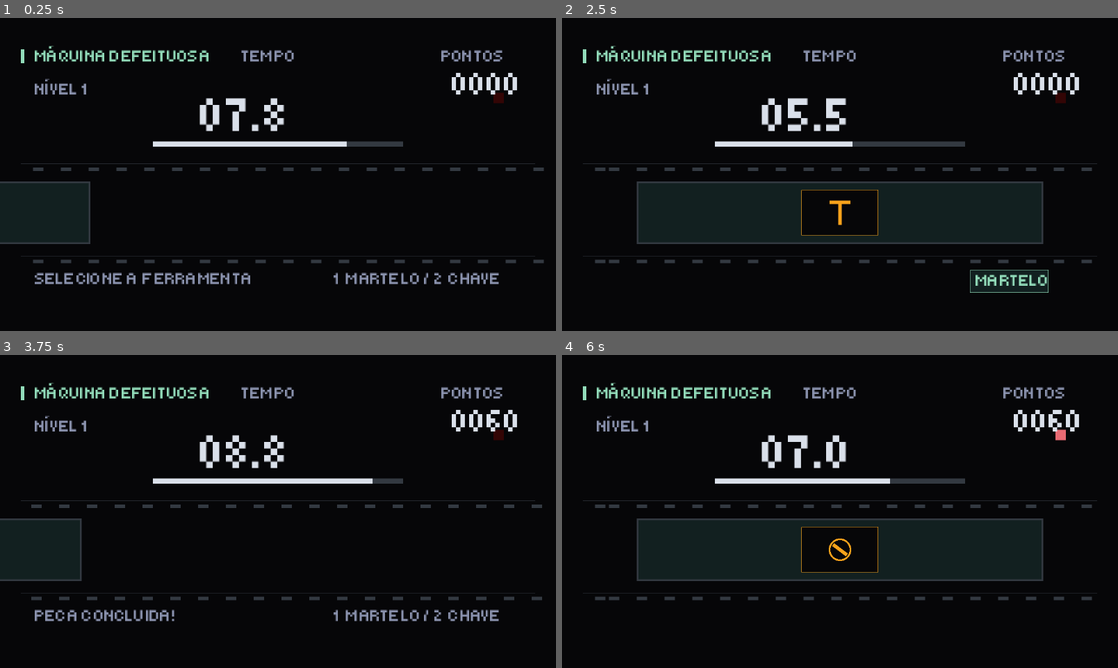
Above: before the commit, frames 1-4 (two rows, left to right).
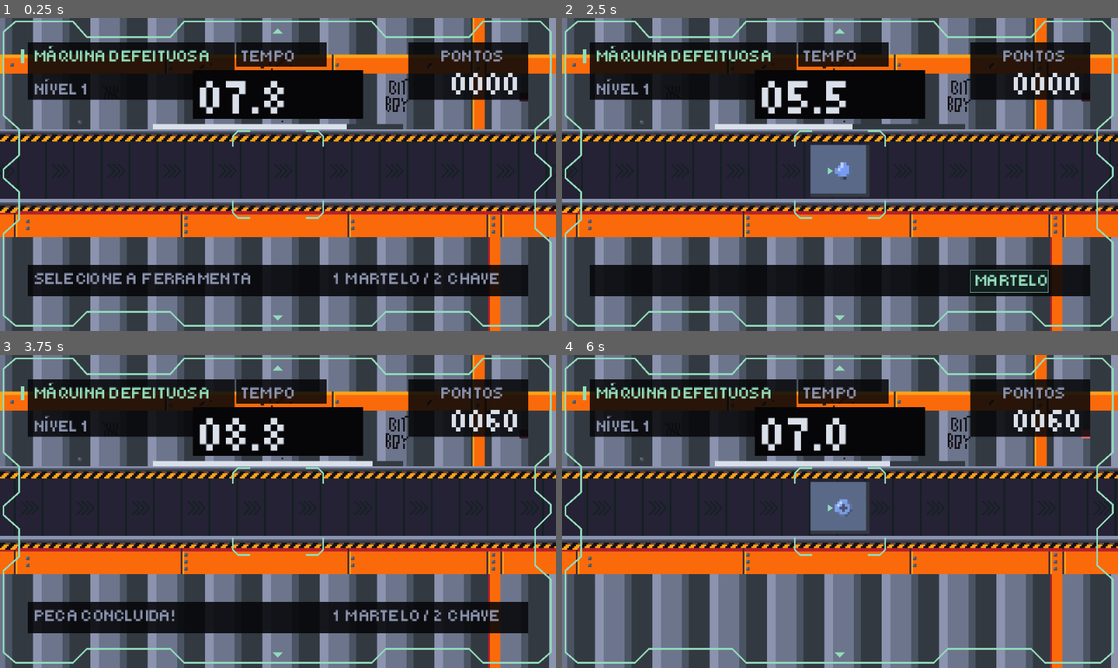
Above: after the commit, the same moments.

Repository: mariana-bravo/unidade404-classic
Game: Godot game, scene res://scenes/game.tscn
The game is run twice, just before and just after one commit, with the same random seed, the same clock (stepped at 60 frames per second) and the same inputs. This scene is started directly instead of the project's main scene. Sound files missing from this copy of the repository are replaced by a short silence.
Inputs (mouse positions are in pixels of both pictures, inside the frame that each line leads up to):
- Up to frame 1 (0.25 s): no input
- Up to frame 2 (2.5 s): move the mouse to (962, 158) at 0.52 s; click (962, 158) at 0.67 s; move the mouse to (728, 190) at 1.27 s; click (728, 190) at 1.42 s; move the mouse to (895, 105) at 2.02 s; click (895, 105) at 2.17 s
- Up to frame 3 (3.75 s): move the mouse to (250, 574) at 2.77 s; click (250, 574) at 2.92 s; move the mouse to (444, 558) at 3.52 s; click (444, 558) at 3.67 s
- Up to frame 4 (6 s): move the mouse to (673, 464) at 4.27 s; click (673, 464) at 4.42 s; move the mouse to (867, 511) at 5.02 s; click (867, 511) at 5.17 s; move the mouse to (756, 433) at 5.77 s; click (756, 433) at 5.92 s

The runs differ from the first frame. In frame 1, 76% of the frame differs, in the area x 0-100%, y 0-100%; in frame 2, 73%; in frame 3, 76%; in frame 4, 82%.

Commit message:
usando os sprites no jogo

Diff:
--- /dev/null
+++ b/art/Parts/404_bent_nail_sprite.tres
@@ -0,0 +1,6 @@
+[gd_resource type="AtlasTexture" load_steps=2 format=3]
+[ext_resource type="Texture2D" path="res://art/Parts/404_bent_nail.png" id="1"]
+[resource]
+atlas = ExtResource("1")
+region = Rect2(398, 404, 416, 496)
+filter_clip = true
--- /dev/null
+++ b/art/Parts/404_nail_sprite.tres
@@ -0,0 +1,8 @@
+[gd_resource type="AtlasTexture" load_steps=2 format=3]
+
+[ext_resource type="Texture2D" path="res://art/Parts/404_nail.png" id="1"]
+
+[resource]
+atlas = ExtResource("1")
+region = Rect2(502, 544, 250, 252)
+filter_clip = true
--- /dev/null
+++ b/art/Parts/404_rusty_screw_sprite.tres
@@ -0,0 +1,8 @@
+[gd_resource type="AtlasTexture" load_steps=2 format=3]
+
+[ext_resource type="Texture2D" path="res://art/Parts/404_rusty_screw.png" id="1"]
+
+[resource]
+atlas = ExtResource("1")
+region = Rect2(235, 219, 784, 786)
+filter_clip = true
--- /dev/null
+++ b/art/Parts/404_screw_sprite.tres
@@ -0,0 +1,8 @@
+[gd_resource type="AtlasTexture" load_steps=2 format=3]
+
+[ext_resource type="Texture2D" path="res://art/Parts/404_screw.png" id="1"]
+
+[resource]
+atlas = ExtResource("1")
+region = Rect2(377, 417, 544, 545)
+filter_clip = true
--- a/scenes/conveyor.tscn
+++ b/scenes/conveyor.tscn
@@ -2,16 +2,25 @@
 
 [ext_resource type="Script" uid="uid://20bbdtceec85" path="res://scripts/conveyor.gd" id="1_kqxj7"]
 
+[ext_resource type="Texture2D" path="res://art/Conveyor Belt/404_structure.png" id="2_structure"]
+
 [node name="Conveyor" type="Node2D" unique_id=1639852914]
+texture_filter = 1
 script = ExtResource("1_kqxj7")
 
 [node name="Board" type="Node2D" parent="." unique_id=237511830]
 
 [node name="BoardVisual" type="Panel" parent="Board" unique_id=439903153]
-offset_left = -117.0
-offset_top = -18.0
-offset_right = 117.0
-offset_bottom = 18.0
+offset_left = -22.0
+offset_top = -14.0
+offset_right = 22.0
+offset_bottom = 14.0
 mouse_filter = 2
 
 [node name="Slots" type="Node2D" parent="Board" unique_id=707520013]
+
+[node name="Structure" type="Sprite2D" parent="."]
+z_index = 2
+texture_filter = 1
+texture = ExtResource("2_structure")
+centered = false
--- a/scenes/game.tscn
+++ b/scenes/game.tscn
@@ -13,29 +13,22 @@
 
 [ext_resource type="PackedScene" path="res://scenes/shutdown_fx.tscn" id="9_shutdown"]
 
+[ext_resource type="Texture2D" path="res://art/Background/404_background.png" id="10_background"]
+
 [node name="Game" type="Node2D" unique_id=32358537]
 script = ExtResource("1_lnu2h")
 
-[node name="Background" type="ColorRect" parent="." unique_id=1181724980]
-offset_right = 320.0
-offset_bottom = 180.0
-mouse_filter = 2
-color = Color(0.023529412, 0.023529412, 0.03137255, 1)
+[node name="Background" type="Sprite2D" parent="."]
+texture_filter = 1
+texture = ExtResource("10_background")
+centered = false
 
 [node name="WallLed" type="ColorRect" parent="."]
-offset_left = 284.0
+offset_left = 299.0
 offset_top = 43.0
-offset_right = 290.0
-offset_bottom = 49.0
+offset_right = 304.0
+offset_bottom = 48.0
 color = Color(0.23137255, 0.09019608, 0.14509804, 1)
-mouse_filter = 2
-
-[node name="WallLed" type="ColorRect" parent="."]
-offset_left = 284.0
-offset_top = 43.0
-offset_right = 290.0
-offset_bottom = 49.0
-color = Color(0.2, 0.02, 0.02, 1)
 mouse_filter = 2
 
 [node name="Conveyor" parent="." unique_id=1639852914 instance=ExtResource("2_lbhrr")]
@@ -58,6 +51,7 @@
 [node name="VisorHud" parent="." instance=ExtResource("7_hud")]
 
 [node name="InputFeedback" type="Control" parent="."]
+z_index = 3
 mouse_filter = 2
 script = ExtResource("8_feedback")
 
--- a/scripts/conveyor.gd
+++ b/scripts/conveyor.gd
@@ -2,18 +2,23 @@
 class_name Conveyor
 extends Node2D
 const U = preload("res://scripts/ui/industrial_ui.gd")
+const BELT_SOURCE = preload("res://art/Conveyor Belt/404_belt.png")
+const BELT_TILE_WIDTH := 32.0
+const BELT_Y := 71.0
+const BELT_HEIGHT := 33.0
 
 # Informa que um movimento terminou.
 signal movement_finished
 
 # Posições de entrada, montagem e saída.
-const ENTRY_POSITION := Vector2(-140, 112)
-const WORK_POSITION := Vector2(160, 112)
-const EXIT_POSITION := Vector2(460, 112)
+const ENTRY_POSITION := Vector2(-140, 88)
+const WORK_POSITION := Vector2(160, 88)
+const EXIT_POSITION := Vector2(460, 88)
 
-const SLOT_WIDTH := 44.0
-const SLOT_HEIGHT := 26.0
-const SLOT_GAP := 8.0
+const SLOT_WIDTH := 14.0
+const SLOT_HEIGHT := 12.0
+const SLOT_GAP := 2.0
+const BOARD_SIZE := Vector2(34, 30)
 
 # Duração de cada movimento, em segundos.
 @export var movement_duration: float = 1.0
@@ -26,14 +31,23 @@
 
 var slot_visuals: Array[AssemblySlotVisual] = []
 var _belt_offset: float = 0.0
+var _belt_tile: AtlasTexture
 
 var moving: bool = false
 var _movement_tween: Tween
 
 
 func _ready() -> void:
+	_belt_tile = AtlasTexture.new()
+	_belt_tile.atlas = BELT_SOURCE
+	_belt_tile.region = Rect2(0, BELT_Y, BELT_TILE_WIDTH, BELT_HEIGHT)
 	board.position = ENTRY_POSITION
-	$Board/BoardVisual.add_theme_stylebox_override("panel", U.panel_style())
+	var plate_style := StyleBoxFlat.new()
+	plate_style.bg_color = Color("5a6988")
+	plate_style.border_color = Color("333941")
+	plate_style.border_width_right = 2
+	plate_style.border_width_bottom = 2
+	$Board/BoardVisual.add_theme_stylebox_override("panel", plate_style)
 
 	if demo_mode:
 		await enter_board()
@@ -100,20 +114,21 @@
 
 	var quantity := slot_types.size()
 
-	# Calcula a largura total ocupada pelos indicadores.
-	var total_width := (
-		quantity * SLOT_WIDTH
-		+ (quantity - 1) * SLOT_GAP
-	)
-
-	# Centraliza o conjunto de indicadores na peça.
-	var start_x := -total_width / 2.0
+	# Placa compacta: até duas colunas e duas linhas, na ordem de leitura.
+	var visual: Panel = $Board/BoardVisual
+	visual.position = -BOARD_SIZE / 2.0
+	visual.size = BOARD_SIZE
+	var rows := 1 if quantity <= 2 else 2
+	var total_height := rows * SLOT_HEIGHT + (rows - 1) * SLOT_GAP
 
 	for i in range(quantity):
 		var slot := AssemblySlotVisual.new()
 		slot.name = "Slot" + str(i + 1)
 		slot.size = Vector2(SLOT_WIDTH, SLOT_HEIGHT)
-		slot.position = Vector2(start_x + i * (SLOT_WIDTH + SLOT_GAP), -SLOT_HEIGHT / 2.0)
+		var row := i / 2
+		var columns := mini(2, quantity - row * 2)
+		var row_width := columns * SLOT_WIDTH + (columns - 1) * SLOT_GAP
+		slot.position = Vector2(-row_width / 2.0 + (i % 2) * (SLOT_WIDTH + SLOT_GAP), -total_height / 2.0 + row * (SLOT_HEIGHT + SLOT_GAP))
 		slot.kind = slot_types[i]
 		slot.mouse_filter = Control.MOUSE_FILTER_IGNORE
 		slots_container.add_child(slot)
@@ -127,17 +142,21 @@
 	for i in range(slot_visuals.size()):
 		slot_visuals[i].set_state(i < completed_count, i == completed_count)
 
+func get_board_width() -> float:
+	return BOARD_SIZE.x
+
 func _process(delta: float) -> void:
 	if moving:
-		_belt_offset = fmod(_belt_offset + delta * 32, 16)
+		var speed := (WORK_POSITION.x - ENTRY_POSITION.x) / maxf(movement_duration, 0.001)
+		_belt_offset = fposmod(_belt_offset + delta * speed, BELT_TILE_WIDTH)
 		queue_redraw()
 
 func _draw() -> void:
-	for y in [84, 137]:
-		draw_line(Vector2(12, y), Vector2(308, y), U.LINE)
-		for i in range(19):
-			var x := 12 + posmod(i * 16 + int(_belt_offset), 296)
-			draw_rect(Rect2(x, y + 2, 6, 2), U.LINE)
+	if _belt_tile == null:
+		return
+	# Repete só os 32x33 px úteis do PNG, sem editar o arquivo original.
+	for i in range(-1, 11):
+		draw_texture(_belt_tile, Vector2(i * BELT_TILE_WIDTH + floorf(_belt_offset), BELT_Y))
 
 
 # Interrompe o movimento no game over e libera quem aguardava a animação.
@@ -155,3 +174,15 @@
 	slot.modulate = Color(1.3, 1.3, 1.3)
 	var pulse := slot.create_tween()
 	pulse.tween_property(slot, "modulate", Color.WHITE, 0.18)
+
+
+# Atualiza apenas a aparência: o tipo original continua sendo usado na pontuação.
+func show_replacement(index: int) -> void:
+	if index < 0 or index >= slot_visuals.size():
+		return
+	var slot := slot_visuals[index]
+	if slot.kind == InteractionController.SlotKind.BAD_NAIL:
+		slot.kind = InteractionController.SlotKind.NAIL
+	elif slot.kind == InteractionController.SlotKind.RUSTY_SCREW:
+		slot.kind = InteractionController.SlotKind.SCREW
+	slot.queue_redraw()
--- a/scripts/game.gd
+++ b/scripts/game.gd
@@ -84,6 +84,7 @@
 	current_board = board_generator.generate_board(run_manager.level)
 	current_slot = 0
 	conveyor.set_slots(current_board)
+	hud.set_station_width(conveyor.get_board_width())
 	print(
 		"Nível: ", run_manager.level,
 		" | Peças concluídas: ", run_manager.pieces_done,
@@ -188,6 +189,7 @@
 	if not run_manager.running:
 		return
 
+	conveyor.show_replacement(current_slot)
 	controller.replacement_finished()
 	replacing = false
 
--- a/scripts/game_feedback.gd
+++ b/scripts/game_feedback.gd
@@ -82,6 +82,7 @@
 
 func _draw() -> void:
 	if not _stopped:
+		draw_rect(Rect2(16, 142, 288, 18), Color(U.BG, 0.88))
 		if _tool == InteractionController.Tool.NONE:
 			U.text(self, "1 MARTELO / 2 CHAVE", 192, 153, 10, NEUTRAL)
 		else:
--- a/scripts/slot_visual.gd
+++ b/scripts/slot_visual.gd
@@ -1,9 +1,16 @@
 class_name AssemblySlotVisual
 extends Control
 const U = preload("res://scripts/ui/industrial_ui.gd")
+const NAIL_TEXTURE = preload("res://art/Parts/404_nail_sprite.tres")
+const BENT_NAIL_TEXTURE = preload("res://art/Parts/404_bent_nail_sprite.tres")
+const SCREW_TEXTURE = preload("res://art/Parts/404_screw_sprite.tres")
+const RUSTY_SCREW_TEXTURE = preload("res://art/Parts/404_rusty_screw_sprite.tres")
 var kind: int = 0
 var completed: bool = false
 var active: bool = false
+
+func _ready() -> void:
+	texture_filter = CanvasItem.TEXTURE_FILTER_NEAREST
 
 func set_state(done: bool, selected: bool) -> void:
 	completed = done
@@ -11,22 +18,28 @@
 	queue_redraw()
 
 func _draw() -> void:
-	draw_rect(Rect2(Vector2.ZERO, size), U.PANEL if completed else U.BG)
-	draw_rect(Rect2(Vector2.ZERO, size), U.AMBER if active else U.LINE, false)
 	var center := size / 2.0
-	var color := U.AMBER if active else U.MUTED
+	if active:
+		# Pequeno marcador lateral, sem contorno em volta da peça.
+		draw_colored_polygon(PackedVector2Array([Vector2(0, 4), Vector2(3, 6), Vector2(0, 8)]), U.UNIT)
 	if completed:
-		draw_line(center + Vector2(-5, 0), center + Vector2(-1, 4), U.UNIT, 2)
-		draw_line(center + Vector2(-1, 4), center + Vector2(6, -4), U.UNIT, 2)
+		draw_line(center + Vector2(-3, 0), center + Vector2(-1, 2), U.UNIT, 2)
+		draw_line(center + Vector2(-1, 2), center + Vector2(4, -3), U.UNIT, 2)
 	elif kind == InteractionController.SlotKind.NAIL:
-		draw_line(center + Vector2(0, 7), center - Vector2(0, 6), color, 2)
-		draw_line(center - Vector2(6, 6), center + Vector2(6, -6), color, 2)
+		_draw_part(NAIL_TEXTURE)
+	elif kind == InteractionController.SlotKind.SCREW:
+		_draw_part(SCREW_TEXTURE)
 	elif kind == InteractionController.SlotKind.BAD_NAIL:
-		draw_line(center + Vector2(4, 7), center - Vector2(2, 6), color, 2)
-		draw_line(center - Vector2(7, 6), center + Vector2(3, -6), color, 2)
-	else:
-		draw_circle(center, 6, color, false, 1)
-		draw_line(center - Vector2(4, 3), center + Vector2(4, 3), color, 2)
-		if kind == InteractionController.SlotKind.RUSTY_SCREW:
-			draw_rect(Rect2(center + Vector2(-8, -8), Vector2(2, 2)), U.AMBER)
-			draw_rect(Rect2(center + Vector2(6, 5), Vector2(2, 2)), U.AMBER)
+		_draw_part(BENT_NAIL_TEXTURE)
+	elif kind == InteractionController.SlotKind.RUSTY_SCREW:
+		_draw_part(RUSTY_SCREW_TEXTURE)
+
+
+func _draw_part(texture: Texture2D) -> void:
+	# A região do AtlasTexture exclui as margens transparentes dos PNGs originais.
+	var available := Vector2(maxf(size.x - 4, 1), maxf(size.y - 2, 1))
+	var dimensions := texture.get_size()
+	var factor := minf(available.x / dimensions.x, available.y / dimensions.y)
+	var target := (dimensions * factor).round()
+	var position := Vector2(4, floorf((size.y - target.y) / 2.0))
+	draw_texture_rect(texture, Rect2(position, target), false)
--- /dev/null
+++ b/scripts/ui/visor_frame.gd
@@ -0,0 +1,30 @@
+extends Control
+## Contorno provisório do visor, inspirado na referência; usa a cor da unidade.
+const U = preload("res://scripts/ui/industrial_ui.gd")
+var tint: Color = U.UNIT
+var station_width: float = 52.0
+
+func _ready() -> void:
+	mouse_filter = Control.MOUSE_FILTER_IGNORE
+
+func _draw() -> void:
+	var outline := PackedVector2Array([
+		Vector2(2, 8), Vector2(9, 2), Vector2(42, 2), Vector2(50, 11),
+		Vector2(98, 11), Vector2(106, 2), Vector2(214, 2), Vector2(222, 11),
+		Vector2(270, 11), Vector2(278, 2), Vector2(311, 2), Vector2(317, 8),
+		Vector2(317, 56), Vector2(308, 64), Vector2(308, 78), Vector2(317, 86),
+		Vector2(317, 91), Vector2(308, 100), Vector2(308, 121), Vector2(317, 129),
+		Vector2(317, 171), Vector2(310, 177), Vector2(278, 177), Vector2(270, 169),
+		Vector2(222, 169), Vector2(214, 177), Vector2(106, 177), Vector2(98, 169),
+		Vector2(50, 169), Vector2(42, 177), Vector2(9, 177), Vector2(2, 171),
+		Vector2(2, 124), Vector2(11, 116), Vector2(11, 100), Vector2(2, 92),
+		Vector2(2, 87), Vector2(11, 79), Vector2(11, 64), Vector2(2, 56), Vector2(2, 8)])
+	draw_polyline(outline, tint, 1.0)
+	var left := 160.0 - station_width / 2.0
+	var right := 160.0 + station_width / 2.0
+	for x in [left, right]:
+		var direction := 1.0 if x == left else -1.0
+		draw_polyline(PackedVector2Array([Vector2(x, 74), Vector2(x, 68), Vector2(x + direction * 3, 65), Vector2(x + direction * 10, 65)]), tint, 1.0)
+		draw_polyline(PackedVector2Array([Vector2(x, 105), Vector2(x, 112), Vector2(x + direction * 3, 115), Vector2(x + direction * 10, 115)]), tint, 1.0)
+	draw_colored_polygon(PackedVector2Array([Vector2(157, 9), Vector2(163, 9), Vector2(160, 6)]), tint)
+	draw_colored_polygon(PackedVector2Array([Vector2(157, 171), Vector2(163, 171), Vector2(160, 174)]), tint)
--- a/scripts/visor_hud.gd
+++ b/scripts/visor_hud.gd
@@ -1,6 +1,8 @@
 class_name VisorHud
 extends CanvasLayer
 const U = preload("res://scripts/ui/industrial_ui.gd")
+const VisorFrame = preload("res://scripts/ui/visor_frame.gd")
+var _visor_frame: Control
 @export var max_time: float = Config.BARRA_MAX
 var _name_label: Label
 var _score_label: Label
@@ -16,14 +18,22 @@
 var robot_serial: int = 0
 
 func _ready() -> void:
+	_visor_frame = VisorFrame.new()
+	add_child(_visor_frame)
+	# Placas discretas mantêm a leitura sobre a arte da fábrica.
+	var shade := Color(U.BG, 0.86)
+	U.rect(self, Vector2(16, 14), Vector2(119, 33), shade)
+	U.rect(self, Vector2(136, 14), Vector2(52, 14), shade)
+	U.rect(self, Vector2(111, 30), Vector2(98, 28), U.BG)
+	U.rect(self, Vector2(235, 14), Vector2(69, 33), shade)
 	_name_label = U.label(self, "---", 20, 25, 114, 10)
 	_level_label = U.label(self, "NÍVEL 1", 20, 44, 80, 10, U.MUTED)
 	U.label(self, "PONTOS", 254, 25, 46, 10, U.MUTED)
 	_score_label = U.label(self, "0000", 238, 44, 62, 20, U.INK, HORIZONTAL_ALIGNMENT_RIGHT)
 	U.label(self, "TEMPO", 139, 25, 60, 10, U.MUTED)
-	_time_label = U.label(self, "08.0", 115, 65, 100, 30)
-	_bar_bg = U.rect(self, Vector2(88, 71), Vector2(144, 3), U.LINE)
-	_bar_fill = U.rect(self, Vector2(88, 71), Vector2(144, 3), U.INK)
+	_time_label = U.label(self, "08.0", 115, 55, 100, 30)
+	_bar_bg = U.rect(self, Vector2(88, 61), Vector2(144, 3), U.LINE)
+	_bar_fill = U.rect(self, Vector2(88, 61), Vector2(144, 3), U.INK)
 	_identity_accent = U.rect(self, Vector2(12, 18), Vector2(2, 8), U.UNIT)
 	set_time(Config.BARRA_INICIAL)
 
@@ -57,7 +67,13 @@
 	robot_serial = serial
 	U.fit_label(_name_label, 114)
 
+func set_station_width(width: float) -> void:
+	_visor_frame.station_width = clampf(width + 8, 52, 260)
+	_visor_frame.queue_redraw()
+
 func set_tint(color: Color) -> void:
+	_visor_frame.tint = color
+	_visor_frame.queue_redraw()
 	_identity_accent.color = color
 	_name_label.add_theme_color_override("font_color", color)
 
Binary file added: art/Parts/404_bent_nail.png
Not shown, added: art/Parts/404_bent_nail.png.import
Binary file added: art/Parts/404_nail.png
Not shown, added: art/Parts/404_nail.png.import
Binary file added: art/Parts/404_rusty_screw.png
Not shown, added: art/Parts/404_rusty_screw.png.import
Binary file added: art/Parts/404_screw.png
Not shown, added: art/Parts/404_screw.png.import
Not shown, changed: art/README.txt
Not shown, added: scripts/ui/visor_frame.gd.uid
